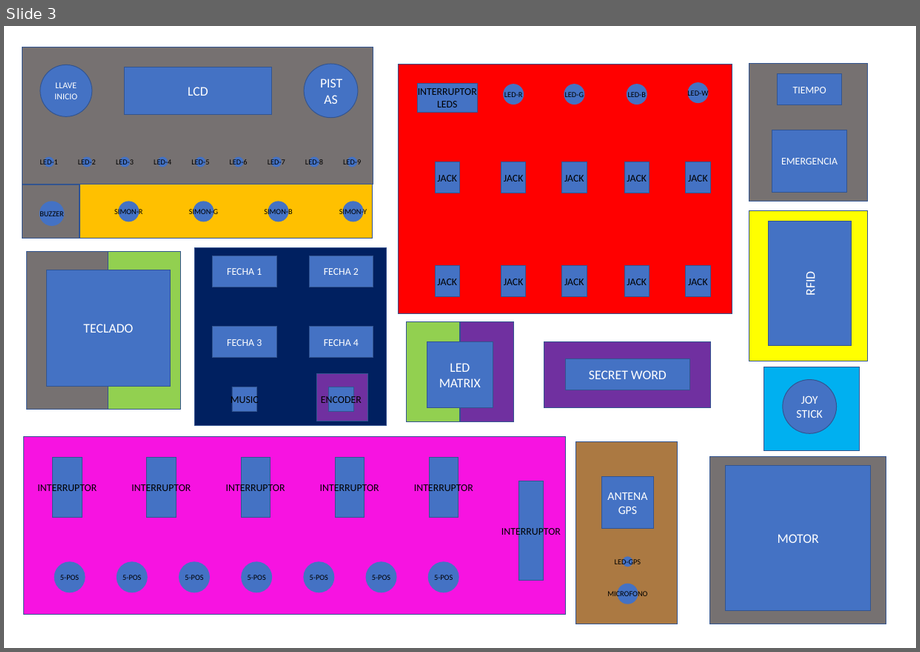
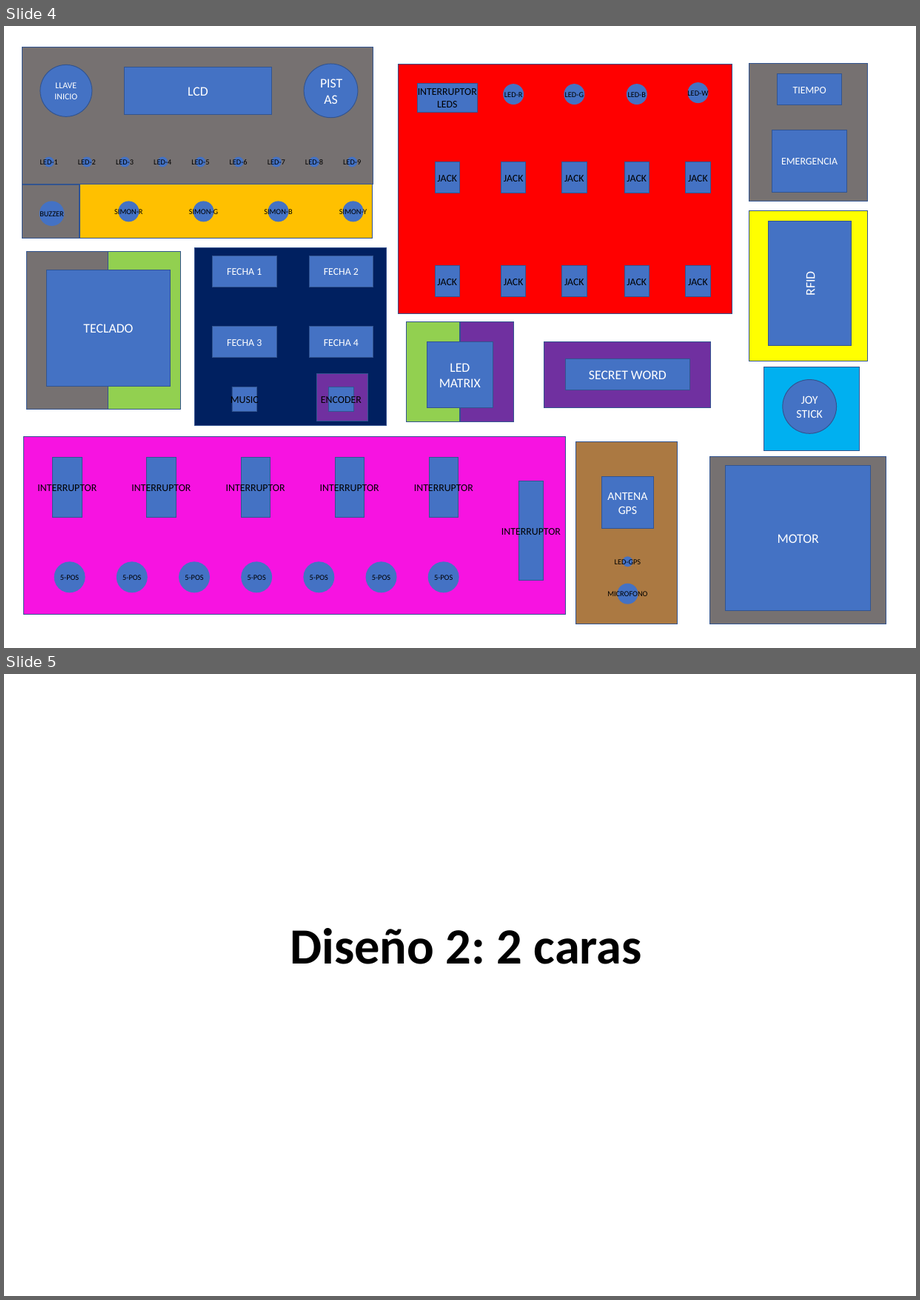
Before and after one commit to imanolpadillo/EscapeBox, a slide deck: EscapeBox_Design.pptx. Shown one above the other, each under a label of ours: slide 3 before the commit, slides 4 and 5 after it. The pictures are 920x652 and 920x1300 pixels, drawn with LibreOffice and Linux fonts; fonts in the diff are those of the drawing. Boxes give left, top, right and bottom in pixels: in the first picture for what was removed or moved away, otherwise in the second. Text is boxed around its words. In the diff, an @@ line names an element or a change of style, - is before the commit and + after.

```diff
--- a/EscapeBox_Design.pptx
+++ b/EscapeBox_Design.pptx
@@ slide 5 added at <box>4,674,916,1296</box>, background #FFFFFF @@
@@ title added at <box>290,928,642,964</box>, 69.3 pt, text #000000, bold @@
+Diseño 2: 2 caras
@@ what was slide 3 is now slide 4 @@
```
Also in this commit, not shown: 3 other slides added.
